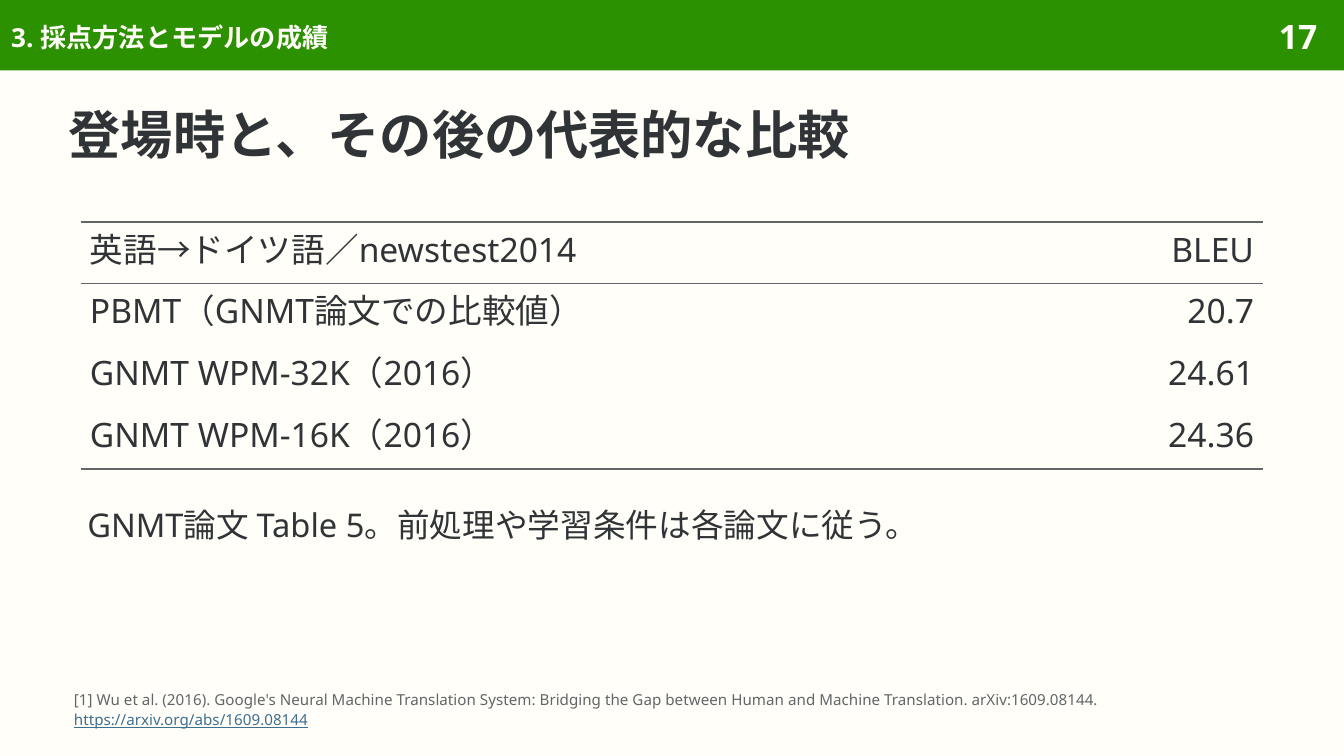
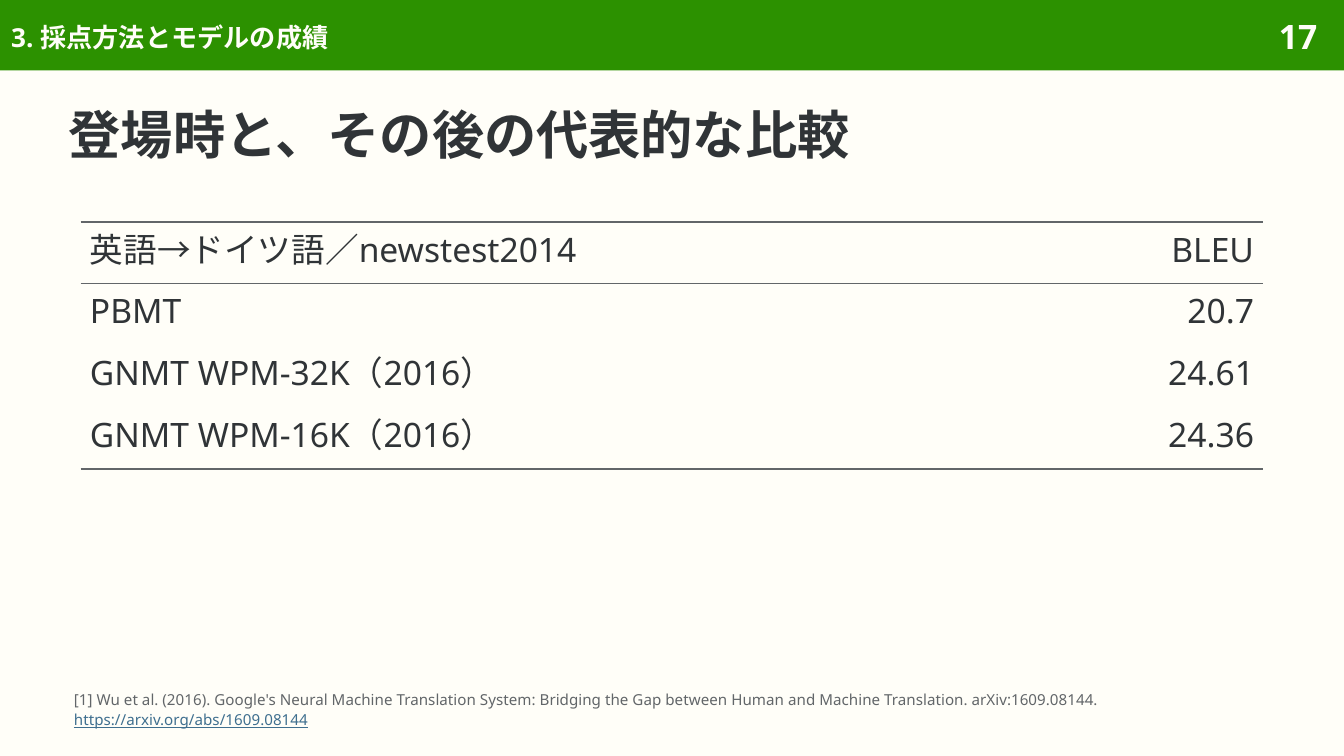
Before and after one commit to sasakiy84/datasets-in-10-minutes, a slide deck: slide 17 of slides/datasets-in-10-minutes-wmt14.pptx. Drawn at 1344x756 pixels with LibreOffice and Linux fonts; fonts in the diff are those of the drawing. Boxes give left, top, right and bottom in pixels: in the first picture for what was removed or moved away, otherwise in the second. Text is boxed around its words. In the diff, an @@ line names an element or a change of style, - is before the commit and + after.

Commit message:
slides(wmt14): simplify paper references

```diff
--- a/slides/datasets-in-10-minutes-wmt14.pptx
+++ b/slides/datasets-in-10-minutes-wmt14.pptx
@@ table at [81,222,1263,469] @@
-row 2, column 1: PBMT（GNMT論文での比較値）
+row 2, column 1: PBMT
@@ text removed at [87,509,918,540] @@
-GNMT論文 Table 5。前処理や学習条件は各論文に従う。
```
Also in this commit, not shown: 8 other files.
